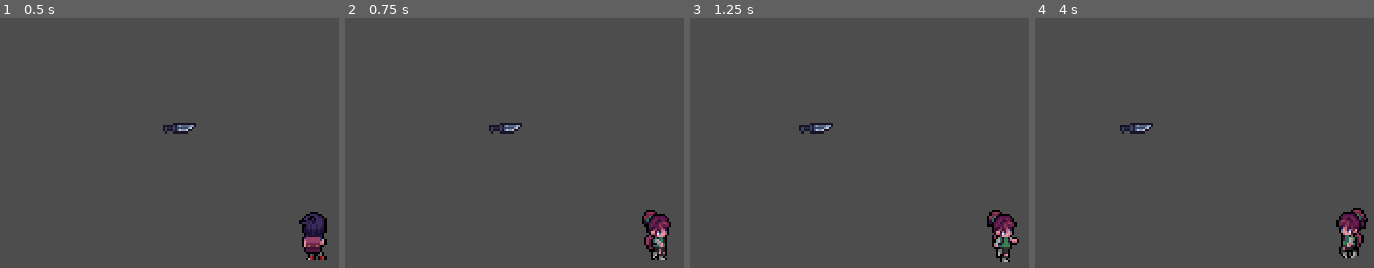
Above: before the commit, frames 1-4 (left to right).
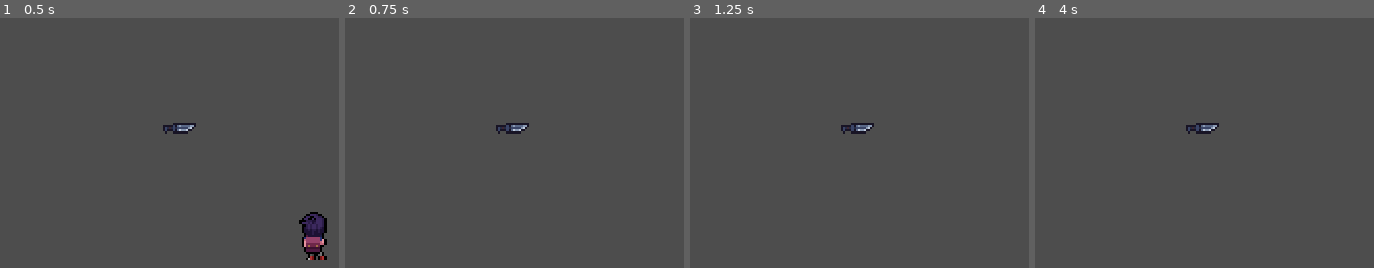
Above: after the commit, the same moments.

Repository: Ravenslyth/Toran
Game: Godot game, scene res://scene/map/map_dev.tscn
The game is run twice, just before and just after one commit, with the same random seed, the same clock (stepped at 60 frames per second) and the same inputs.
Inputs:
- Up to frame 1 (0.5 s): no input
- Up to frame 2 (0.75 s): hold D (move_right) from 0.53 s (still down); tap T (swap_character) at 0.6 s
- Up to frame 3 (1.25 s): keep holding D (move_right)
- Up to frame 4 (4 s): release D (move_right) at 1.28 s; hold S (move_down) 1.28-2.03 s; tap T (swap_character) every 0.75 s from 1.35 to 3.6 s; hold D (move_right) 2.03-2.78 s; hold W (move_up) 2.78-3.53 s; hold A (move_left) from 3.53 s (still down)

Frame 1 is identical in both runs. In frame 2, 1.5% of the frame differs, in the area x 42-97%, y 42-97%; in frame 3, 1.9%; in frame 4, 2.0%, in the area x 25-99%, y 42-96%.
Error after the commit: Invalid access to property or key 'logic' on a base object of type 'previously freed'. (res://script/character/player.gd:21)

Commit message:
Ajout Test modif

Diff:
--- a/script/character/player.gd
+++ b/script/character/player.gd
@@ -45,7 +45,7 @@
 
 	if character_name == "Napo":
 		current_character = napo_scene.instantiate()
-	elif character_name == "Grano":
+	elif character_name == "Grana":
 		current_character = grano_scene.instantiate()
 
 	add_child(current_character)
